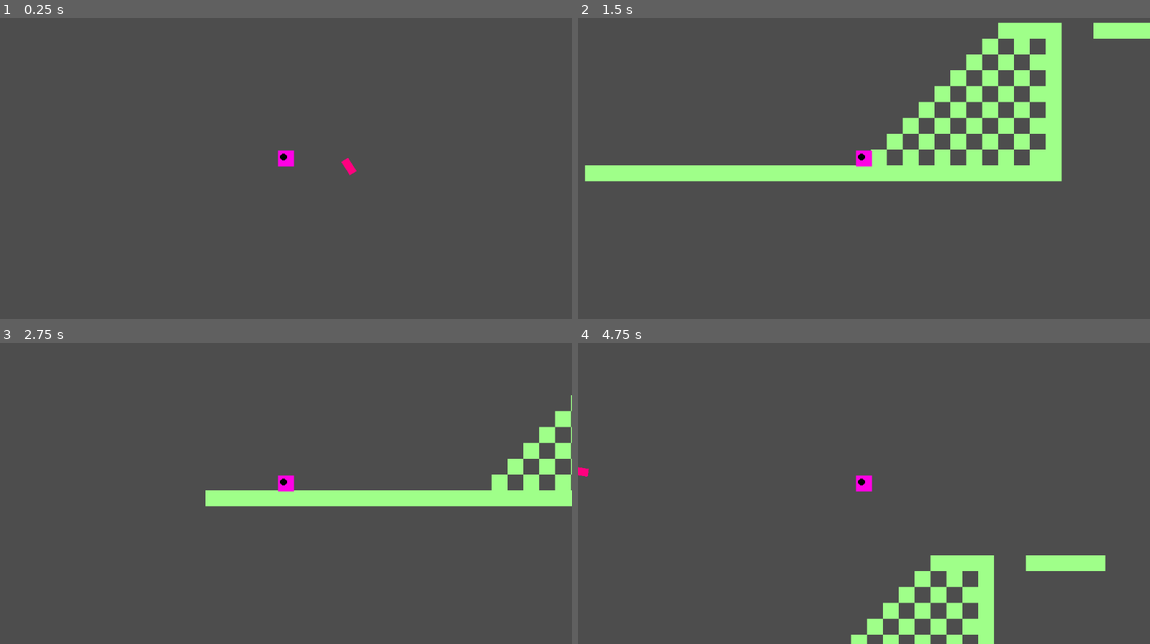
Above: before the commit, frames 1-4 (two rows, left to right).
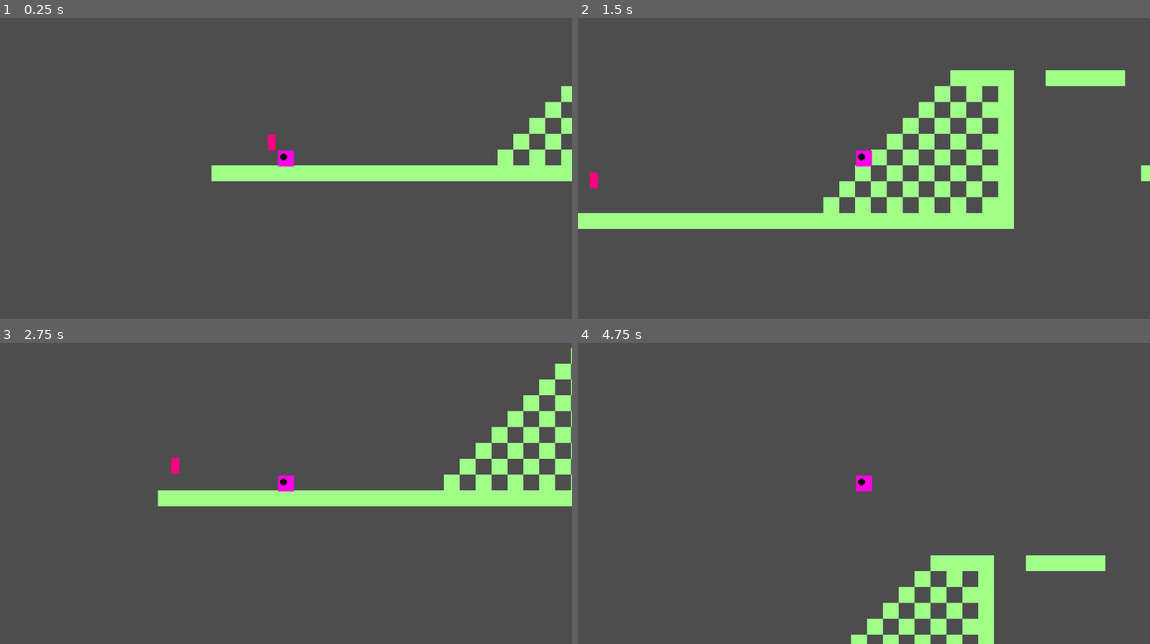
Above: after the commit, the same moments.

Repository: InfinityDxD/prueba
Game: Godot game, scene res://test.tscn
The game is run twice, just before and just after one commit, with the same random seed, the same clock (stepped at 60 frames per second) and the same inputs.
Inputs:
- Up to frame 1 (0.25 s): no input
- Up to frame 2 (1.5 s): tap Enter (ui_accept) at 0.5, 0.77 s; hold Right (ui_right) from 0.53 s (still down)
- Up to frame 3 (2.75 s): tap Enter (ui_accept) at 1.52 s; release Right (ui_right) at 2.03 s; hold Left (ui_left) from 2.03 s (still down)
- Up to frame 4 (4.75 s): release Left (ui_left) at 2.78 s; hold Right (ui_right) 2.78-4.28 s; tap Enter (ui_accept) at 3.02, 3.77, 4.52 s; hold Left (ui_left) from 4.28 s (still down)

The runs differ from the first frame. In frame 1, 4.8% of the frame differs, in the area x 36-100%, y 22-55%; in frame 2, 15%, in the area x 0-100%, y 1-71%; in frame 3, 4.9%; in frame 4, less than 0.1%.

Commit message:
modificacion de espada ahora funciona minimamente

Diff:
--- a/player.tscn
+++ b/player.tscn
@@ -75,10 +75,6 @@
 
 [node name="player" type="Node2D" unique_id=797367852]
 
-[node name="sword" parent="." unique_id=406482827 instance=ExtResource("3_i3pqv")]
-position = Vector2(21, -2)
-rotation = 1.5707964
-
 [node name="CharacterBody2D" type="CharacterBody2D" parent="." unique_id=1808943312]
 script = SubResource("GDScript_onrkg")
 
@@ -91,3 +87,6 @@
 
 [node name="Camera2D" type="Camera2D" parent="CharacterBody2D" unique_id=887283397]
 zoom = Vector2(2, 2)
+
+[node name="sword" parent="CharacterBody2D" unique_id=406482827 instance=ExtResource("3_i3pqv")]
+position = Vector2(-17, -18)
--- a/sword.gd
+++ b/sword.gd
@@ -10,13 +10,16 @@
 @export var follow_smooth: float = 0.15 # Suavidad del seguimiento (0-1, menor = más suave)
 
 # Rotación visual
-@export var rotation_speed: float = 4.0 # Velocidad de rotación del sprite
-@export var enable_rotation: bool = true # Girar el sprite mientras orbita
+@export var rotation_speed: float = 6.0 # Velocidad de rotación cuando cambia dirección
+@export var max_rotation_angle: float = PI  # Máximo ángulo de rotación (180 grados)
 
 # Estado
 var orbit_angle: float = 0.0
 var target_position: Vector2
-var current_angle_offset: float = 0.0
+var last_player_direction: float = 0.0  # Última dirección del jugador (-1, 0, 1)
+var target_rotation: float = 0.0  # Rotación objetivo
+var is_player_in_air: bool = false  # Si el jugador está saltando/en aire
+var rotation_active: bool = false  # Si está rotando actualmente
 
 func _ready() -> void:
 	# Buscar el nodo del jugador en el grupo "jugador"
@@ -28,49 +31,75 @@
 
 	player_position = player.global_position
 	target_position = global_position
-	current_angle_offset = orbit_angle
+	target_rotation = rotation
 
 func _process(delta: float) -> void:
 	if not player:
 		return
 
-	# Actualizar ángulo de órbita continuamente
-	orbit_angle += orbit_speed * delta
+	player_position = player.global_position
 
-	# Calcular posición de órbita
-	var orbit_offset = Vector2(
-		cos(orbit_angle) * orbit_radius,
-		sin(orbit_angle) * orbit_radius
-	)
-
-	player_position = player.global_position
-	target_position = player_position + orbit_offset
+	# Seguimiento simple (sin órbita, solo sigue la posición)
+	target_position = player_position
 
 	# Seguimiento suave hacia la posición objetivo
 	global_position = global_position.lerp(target_position, follow_smooth)
 
-	# Rotación visual opcional (giro del sprite)
-	if enable_rotation:
-		rotation += rotation_speed * delta
+	# Detectar dirección del jugador y estado de aire
+	_check_player_state()
+
+	# Rotar solo cuando cambia de dirección o está en el aire
+	_update_rotation(delta)
+
+func _check_player_state() -> void:
+	# Obtener velocidad del jugador
+	if not player.is_in_group("jugador"):
+		return
+
+	var player_velocity = player.velocity if player.has_meta("velocity") or "velocity" in player else Vector2.ZERO
+
+	# Detectar si el jugador está en aire (velocidad Y es diferente de 0)
+	is_player_in_air = player_velocity.y != 0
+
+	# Detectar cambio de dirección horizontal
+	var current_direction: float = 0.0
+	if player_velocity.x > 0.1:
+		current_direction = 1.0
+	elif player_velocity.x < -0.1:
+		current_direction = -1.0
+
+	# Si cambió de dirección, activar rotación
+	if current_direction != 0.0 and current_direction != last_player_direction:
+		rotation_active = true
+		# Espada rota hacia la dirección del movimiento
+		target_rotation = max_rotation_angle if current_direction > 0 else -max_rotation_angle
+		last_player_direction = current_direction
+
+	# También rotar si está en el aire
+	if is_player_in_air:
+		rotation_active = true
+
+func _update_rotation(delta: float) -> void:
+	if rotation_active:
+		# Interpolar suavemente hacia la rotación objetivo
+		rotation = lerp_angle(rotation, target_rotation, rotation_speed * delta)
+
+		# Cuando se acerca al objetivo, desactivar la rotación
+		if abs(rotation - target_rotation) < 0.05:
+			rotation = target_rotation
+			if not is_player_in_air:
+				rotation_active = false
 
 func _physics_process(delta: float) -> void:
 	# Aquí puedes añadir física si la necesitas
 	# Por ahora dejamos que sea puramente cinemático
 	pass
 
-# Función para cambiar el radio de órbita suavemente
-func set_orbit_radius_smooth(new_radius: float, transition_time: float) -> void:
+# Función para cambiar el radio de seguimiento suavemente
+func set_radius_smooth(new_radius: float, transition_time: float) -> void:
 	var tween = create_tween()
 	tween.tween_property(self, "orbit_radius", new_radius, transition_time)
 
-# Función para hacer que la espada gire alrededor del jugador de forma diferente
-func set_orbit_speed(new_speed: float) -> void:
-	orbit_speed = new_speed
-
-# Función para pausar la órbita
-func pause_orbit() -> void:
-	orbit_speed = 0.0
-
-# Función para reanudar la órbita
-func resume_orbit() -> void:
-	orbit_speed = 3.0
+# Función para cambiar velocidad de rotación
+func set_rotation_speed(new_speed: float) -> void:
+	rotation_speed = new_speed
--- a/test.tscn
+++ b/test.tscn
@@ -8,4 +8,4 @@
 [node name="world" parent="." unique_id=271936559 instance=ExtResource("2_6uqi0")]
 
 [node name="player" parent="." unique_id=797367852 groups=["jugador"] instance=ExtResource("1_8uh7m")]
-position = Vector2(51, 336)
+position = Vector2(55, 606)
Not shown: 1 places in sword.tscn that only renumber resources
